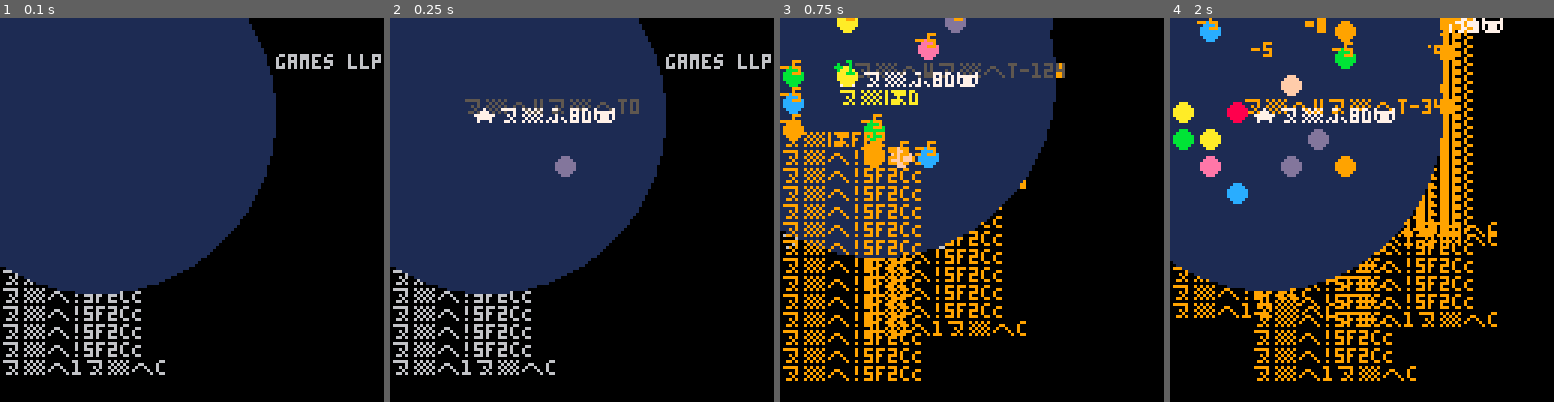
Above: before the commit, frames 1-4 (left to right).
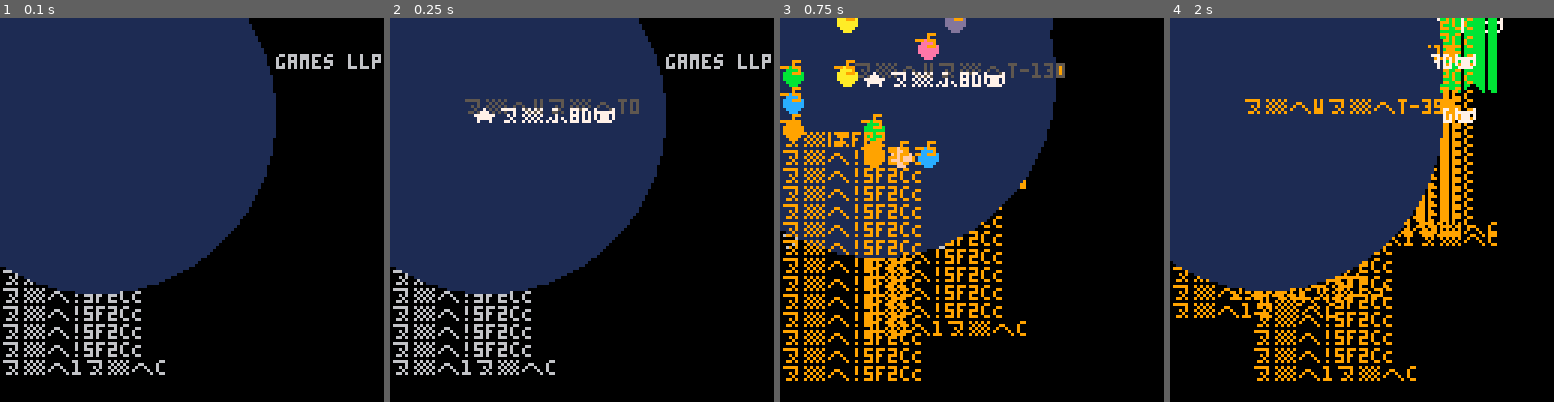
Above: after the commit, the same moments.

Repository: pancelor/bubble-cat
Game: PICO-8 cartridge min.p8
Same seed, same stepped clock (60 frames per second), same inputs: the game is played once before the commit and once after it.
Inputs:
- Up to frame 1 (0.1 s): no input
- Up to frame 2 (0.25 s): no input
- Up to frame 3 (0.75 s): tap X (X key) at 0.33 s; tap O (Z key) at 0.7 s
- Up to frame 4 (2 s): tap X (X key) at 1.07, 1.85 s; hold Right from 1.6 s (still down); tap O (Z key) at 1.7 s

Frame 1 is identical in both runs. In frame 2, 0.2% of the frame differs, in the area x 42-49%, y 35-42%; in frame 3, 1.3%; in frame 4, 8.3%, in the area x 0-86%, y 0-81%.

Commit message:
better button handling and reset; 612

Diff:
--- a/min.lua
+++ b/min.lua
@@ -1,10 +1,10 @@
-fl={}sy=0sz=0rf=circfill::_::bn,fc={}px=3py=3for j=0,12do?"⁶!5f2cC"
+px=3py=3fl={}sy=0sz=0rf=circfill::_::bn={}for j=0,12do?"⁶!5f2cC"
 add(bn,rnd(49)\1)end
 while t()<60do?"⁶1⁶c"
 b=btnp()qu=b>8and"⁷fb2"d=sgn(sz-sy)ox=px
 if(sz~=sy)sy+=d d+=6
 rf(32,32,60-t(),1)oy=py?"⁶w⁶t"..sy,24,27,4+d
-if(b>0)fn=b*.5938&.75
+if(b%16>0)fn=b*.5938&.75
 if(not fc)fc,fn=fn
 if(fc)px+=cos(fc)py+=sin(fc)
 st=px\7+py\7~=0?"★⁵8d🐱",px*9+1,py*9+3,7
Not shown, changed: notes.txt
